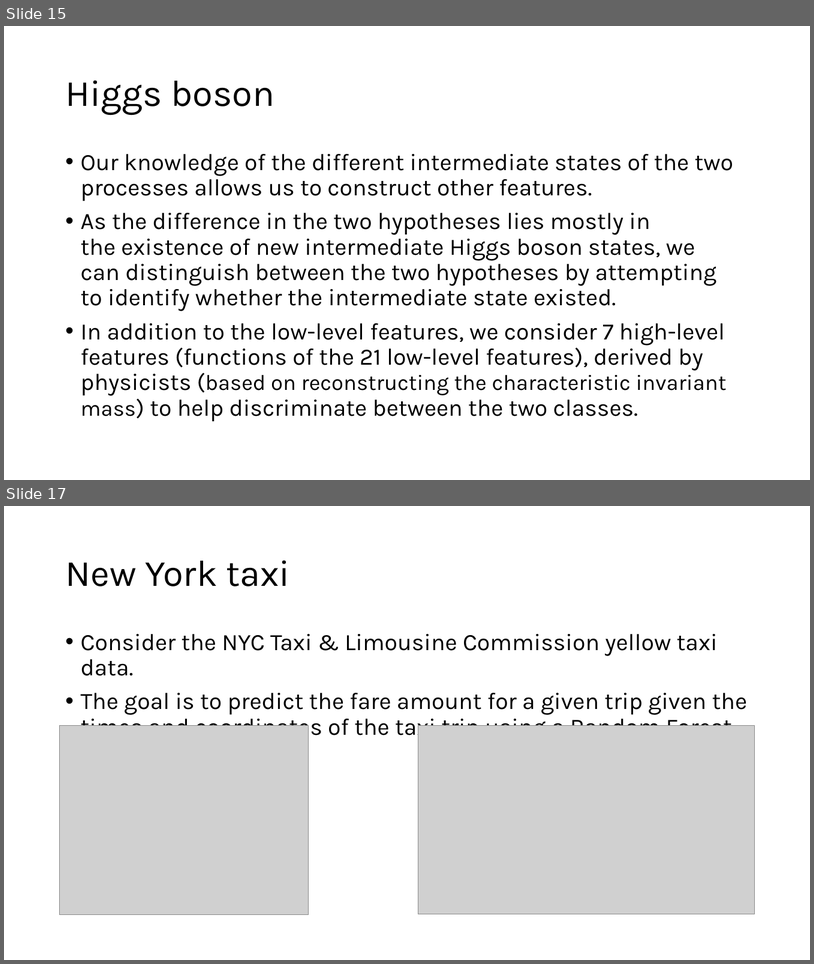
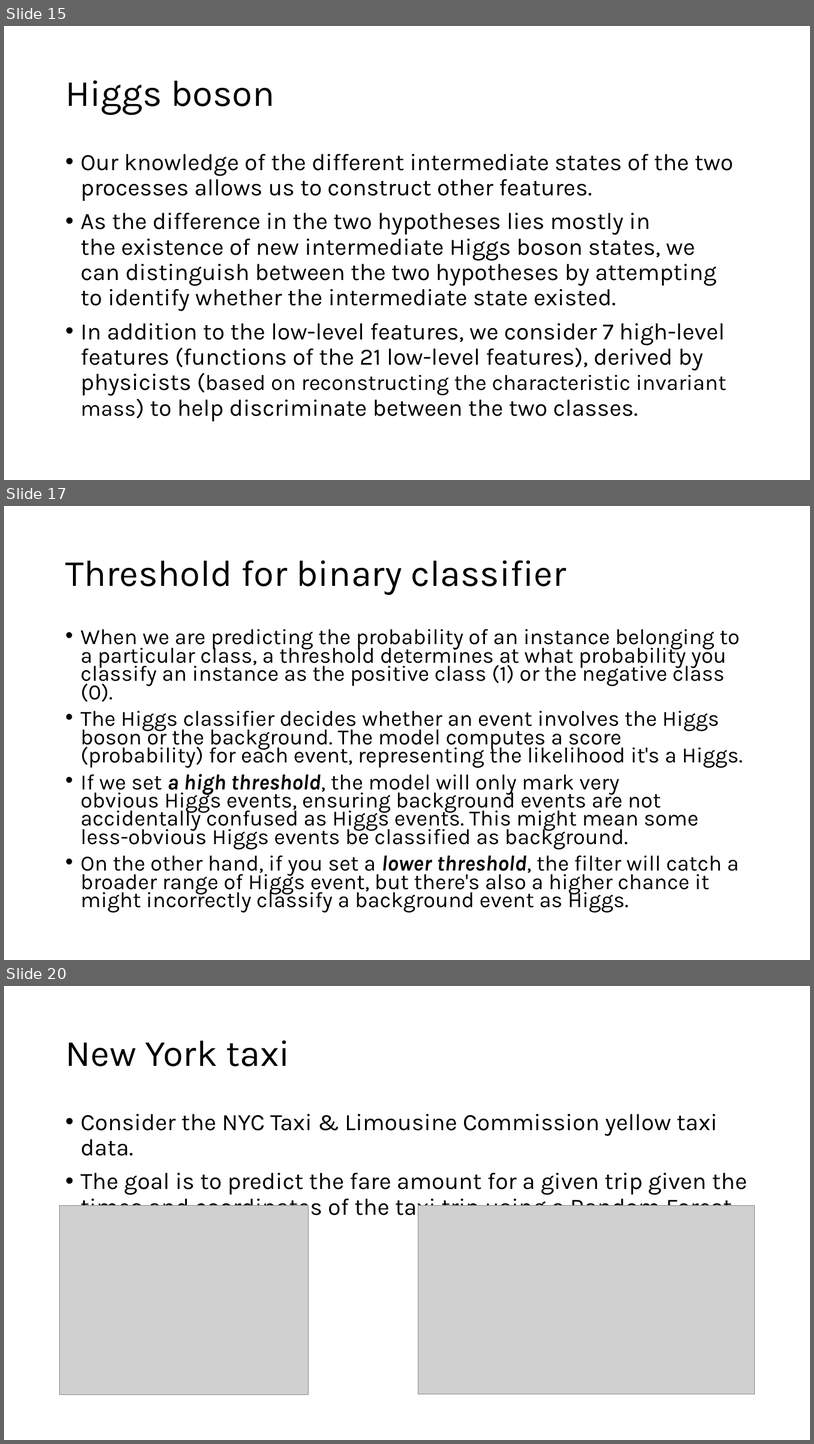
Before and after one commit to ICTP/SMR4077, a slide deck: DAY8/ML4HPC/slides/Magurele_3.pptx. Shown one above the other, each under a label of ours: slides 15 and 17 before the commit, slides 15, 17 and 20 after it; the slides between them are not shown. The pictures are 814x964 and 814x1444 pixels, drawn with LibreOffice and Linux fonts; fonts in the diff are those of the drawing; grey boxes stand for pictures. Boxes give left, top, right and bottom in pixels: in the first picture for what was removed or moved away, otherwise in the second. Text is boxed around its words. In the diff, an @@ line names an element or a change of style, - is before the commit and + after.

```diff
--- a/DAY8/ML4HPC/slides/Magurele_3.pptx
+++ b/DAY8/ML4HPC/slides/Magurele_3.pptx
@@ slide 17 added at box(4, 506, 810, 960), background #FFFFFF @@
@@ title added at box(65, 560, 566, 595), 44 pt, text #000000 @@
+Threshold for binary classifier
@@ text added at box(81, 629, 743, 912), 25.9 pt, text #000000 @@
+• When we are predicting the probability of an instance belonging to a particular class, a threshold determines at what probability you classify an instance as the positive class (1) or the negative class (0).
+• The Higgs classifier decides whether an event involves the Higgs boson or the background. The model computes a score (probability) for each event, representing the likelihood it's a Higgs.
+• If we set a high threshold, the model will only mark very obvious Higgs events, ensuring background events are not accidentally confused as Higgs events. This might mean some less-obvious Higgs events be classified as background.
+• On the other hand, if you set a lower threshold, the filter will catch a broader range of Higgs event, but there's also a higher chance it might incorrectly classify a background event as Higgs.
@@ what was slide 17 is now slide 20 @@
```
Also in this commit, not shown: 1 slide changed, 2 other slides added, 3 other files.
